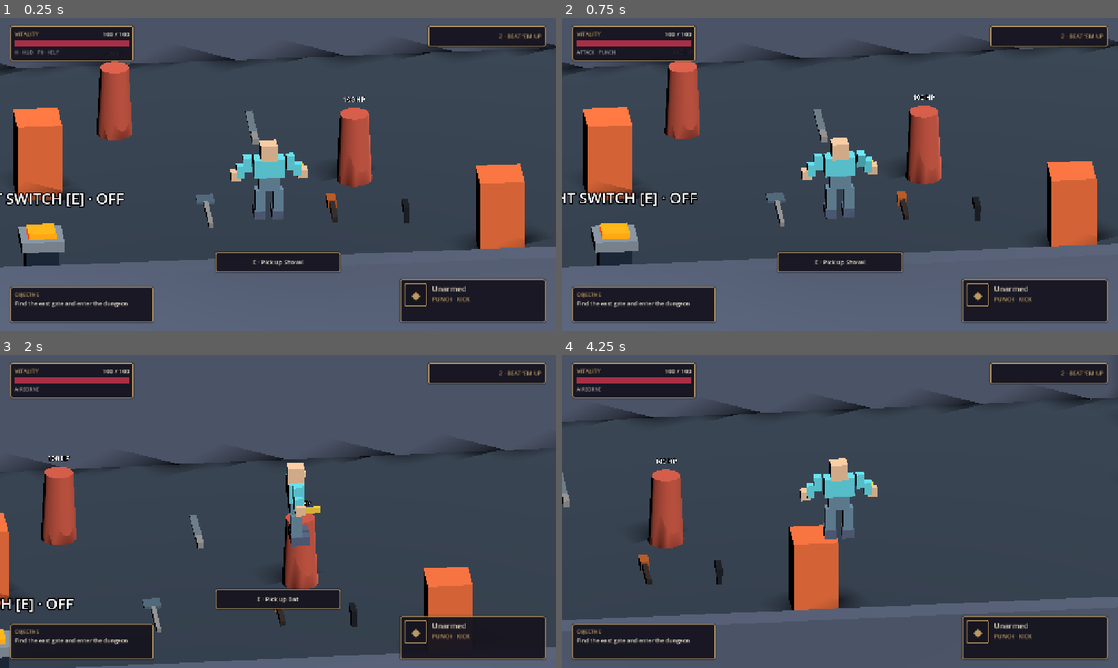
Above: before the commit, frames 1-4 (two rows, left to right).
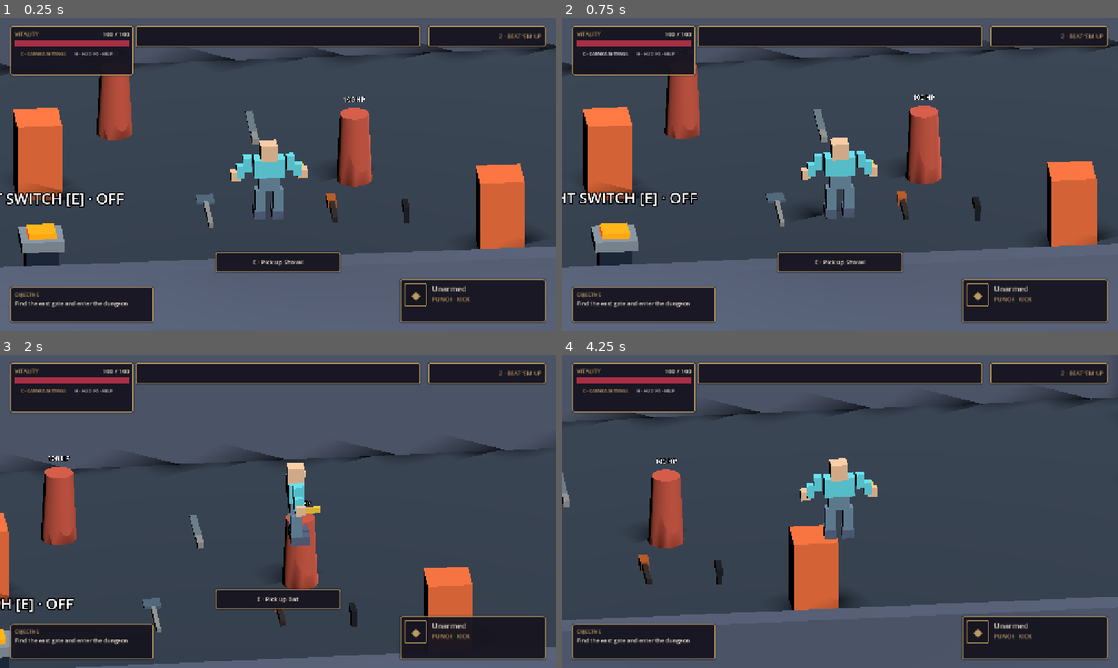
Above: after the commit, the same moments.

Repository: bravado/ACTION-5
Game: Godot game, scene res://demo/main.tscn
Two runs of this game, one before a commit and one after it. Both use one fixed random seed, a clock stepped at 60 frames per second and the inputs below.
Inputs (mouse positions are in pixels of both pictures, inside the frame that each line leads up to):
- Up to frame 1 (0.25 s): no input
- Up to frame 2 (0.75 s): click (606, 55) at 0.5 s, where only the run after the commit has a clickable "C · CAMERA SETTINGS"
- Up to frame 3 (2 s): tap Enter at 1.25 s; move the mouse to (400, 495) at 1.27 s; hold Right (actor_turn_right) from 1.28 s (still down); tap Ctrl (actor_crouch) at 1.35 s; click (400, 495) at 1.42 s; tap Space (actor_jump) at 1.52 s
- Up to frame 4 (4.25 s): move the mouse to (728, 527) at 2.02 s; release Right (actor_turn_right) at 2.03 s; hold S (move_down) 2.03-2.78 s; tap Alt (actor_dodge) at 2.1 s; click (728, 527) at 2.17 s; tap Space (actor_jump) at 2.27, 3.77 s; move the mouse to (895, 442) at 2.77 s; hold Right (actor_turn_right) 2.78-3.53 s; tap K (actor_kick) at 2.85 s; click (895, 442) at 2.92 s; move the mouse to (812, 574) at 3.52 s; hold W (move_up) from 3.53 s (still down); tap J (actor_punch) at 3.6 s; click (812, 574) at 3.67 s

The runs differ from the first frame. In frame 1, 4.7% of the frame differs, in the area x 1-76%, y 2-19%; in frame 2, 5.0%, in the area x 1-76%, y 2-65%; in frame 3, 4.9%; in frame 4, 4.9%.
Error after the commit: Trying to assign value of type 'RichTextLabel' to a variable of type 'Label'. (res://demo/ui/hud.gd:35)

Commit message:
feat(ui): place five camera buttons top-center and move settings shortcut below Vitality

Diff:
--- a/demo/ui/hud.tscn
+++ b/demo/ui/hud.tscn
@@ -22,7 +22,7 @@
 offset_left = 24.0
 offset_top = 18.0
 offset_right = 307.0
-offset_bottom = 99.0
+offset_bottom = 132.0
 theme_override_styles/panel = ExtResource("2_frame")
 mouse_filter = 2
 
@@ -58,11 +58,31 @@
 value = 100.0
 show_percentage = false
 
-[node name="Footer" type="Label" parent="HealthPanel/Content"]
+[node name="ShortcutRow" type="HBoxContainer" parent="HealthPanel/Content"]
+mouse_filter = 2
+theme_override_constants/separation = 6
+
+[node name="CameraSettings" type="Button" parent="HealthPanel/Content/ShortcutRow"]
+custom_minimum_size = Vector2(132, 24)
+theme_override_colors/font_color = Color(0.729, 0.604, 0.376, 1)
+theme_override_font_sizes/font_size = 10
+focus_mode = 0
+flat = true
+text = "C · CAMERA SETTINGS"
+
+[node name="Footer" type="Label" parent="HealthPanel/Content/ShortcutRow"]
+mouse_filter = 2
+theme_override_colors/font_color = Color(0.663, 0.627, 0.655, 1)
+theme_override_font_sizes/font_size = 10
+text = "H · HUD  F6 · HELP"
+vertical_alignment = 1
+
+[node name="Status" type="Label" parent="HealthPanel/Content"]
+visible = false
 mouse_filter = 2
 theme_override_colors/font_color = Color(0.663, 0.627, 0.655, 1)
 theme_override_font_sizes/font_size = 11
-text = "H · HUD    F6 · HELP"
+text_overrun_behavior = 3
 
 [node name="EquipmentPanel" type="PanelContainer" parent="."]
 anchor_left = 1.0
@@ -168,6 +188,29 @@
 autowrap_mode = 3
 text_overrun_behavior = 0
 
+
+[node name="ViewButtonsPanel" type="PanelContainer" parent="."]
+anchor_left = 0.5
+anchor_right = 0.5
+offset_left = -328.0
+offset_top = 18.0
+offset_right = 328.0
+offset_bottom = 67.0
+theme_override_styles/panel = ExtResource("2_frame")
+mouse_filter = 2
+
+[node name="Content" type="MarginContainer" parent="ViewButtonsPanel"]
+mouse_filter = 2
+theme_override_constants/margin_left = 7
+theme_override_constants/margin_top = 5
+theme_override_constants/margin_right = 7
+theme_override_constants/margin_bottom = 5
+
+[node name="ViewSelector" type="HBoxContainer" parent="ViewButtonsPanel/Content"]
+mouse_filter = 2
+theme_override_constants/separation = 6
+alignment = 1
+
 [node name="ViewPanel" type="PanelContainer" parent="."]
 anchor_left = 1.0
 anchor_right = 1.0
@@ -245,41 +288,42 @@
 anchor_top = 0.5
 anchor_right = 0.5
 anchor_bottom = 0.5
-offset_left = -350.0
-offset_top = -248.0
-offset_right = 350.0
-offset_bottom = 248.0
+offset_left = -415.0
+offset_top = -294.0
+offset_right = 415.0
+offset_bottom = 294.0
 mouse_filter = 0
 theme_override_styles/panel = ExtResource("2_frame")
 
 [node name="Content" type="VBoxContainer" parent="HelpPanel"]
 mouse_filter = 1
-theme_override_constants/separation = 4
+theme_override_constants/separation = 12
 
 [node name="Title" type="Label" parent="HelpPanel/Content"]
 mouse_filter = 2
 theme_override_colors/font_color = Color(0.729, 0.604, 0.376, 1)
 theme_override_font_sizes/font_size = 18
-text = "HUD · CONTROLS"
-
-[node name="ViewSelector" type="HBoxContainer" parent="HelpPanel/Content"]
-mouse_filter = 1
-theme_override_constants/separation = 6
-
-[node name="CameraSettings" type="Button" parent="HelpPanel/Content"]
-text = "CAMERA SETTINGS [C]"
-theme_override_colors/font_color = Color(0.729, 0.604, 0.376, 1)
+text = "FIELD GUIDE · ACTION-5"
+
+[node name="Subtitle" type="Label" parent="HelpPanel/Content"]
+mouse_filter = 2
+theme_override_colors/font_color = Color(0.663, 0.627, 0.655, 1)
+theme_override_font_sizes/font_size = 12
+text = "Explore the same world through five views · Scroll for controls and objectives"
 
 [node name="Scroll" type="ScrollContainer" parent="HelpPanel/Content"]
 size_flags_vertical = 3
 mouse_filter = 0
 
-[node name="HelpText" type="Label" parent="HelpPanel/Content/Scroll"]
-mouse_filter = 2
-theme_override_colors/font_color = Color(0.91, 0.87, 0.79, 1)
-theme_override_font_sizes/font_size = 14
-custom_minimum_size = Vector2(610, 0)
-autowrap_mode = 3
+[node name="HelpText" type="RichTextLabel" parent="HelpPanel/Content/Scroll"]
+custom_minimum_size = Vector2(750, 0)
+mouse_filter = 2
+size_flags_horizontal = 3
+fit_content = true
+scroll_active = false
+bbcode_enabled = true
+theme_override_colors/default_color = Color(0.91, 0.87, 0.79, 1)
+theme_override_font_sizes/normal_font_size = 14
 
 [node name="NoticeTimer" type="Timer" parent="."]
 wait_time = 2.0
